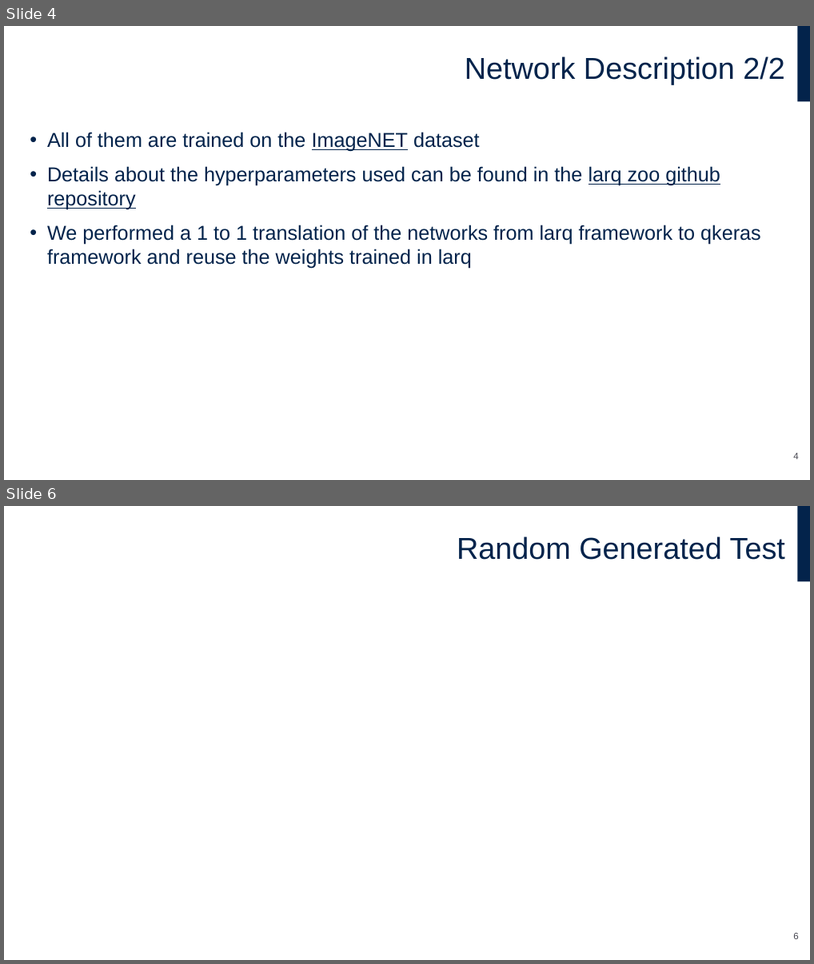
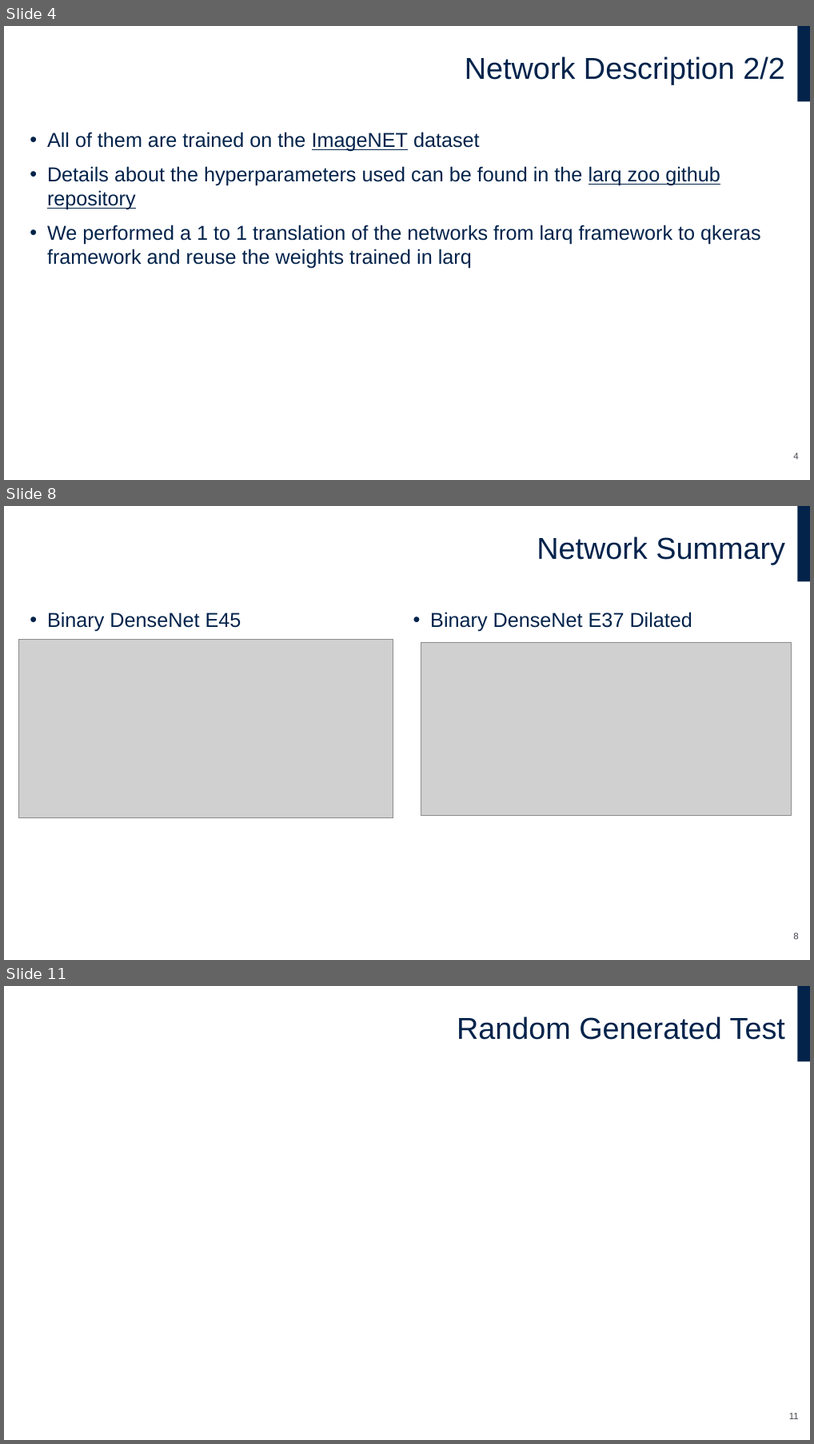
Before and after one commit to FrancescoLoro/qkeras_vs_larq_zoo_tester, a slide deck: zoo_qkeras_vs_larq.pptx. Shown one above the other, each under a label of ours: slides 4 and 6 before the commit, slides 4, 8 and 11 after it; the slides between them are not shown. The pictures are 814x964 and 814x1444 pixels, drawn with LibreOffice and Linux fonts; fonts in the diff are those of the drawing; grey boxes stand for pictures; background and template pictures are left out. Boxes give left, top, right and bottom in pixels: in the first picture for what was removed or moved away, otherwise in the second. Text is boxed around its words. In the diff, an @@ line names an element or a change of style, - is before the commit and + after.

Commit message:
added dense networks

```diff
--- a/zoo_qkeras_vs_larq.pptx
+++ b/zoo_qkeras_vs_larq.pptx
@@ slide 8 added at <box>4,506,810,960</box>, background #FFFFFF; not listed: 1 template element that a slide beside it also shows @@
@@ title added at <box>537,536,786,564</box>, 36 pt, text #03234B @@
+Network Summary
@@ text added at <box>47,612,242,632</box>, 24 pt, text #03234B @@
+• Binary DenseNet E45
@@ text added at <box>430,612,693,632</box>, 24 pt, text #03234B @@
+• Binary DenseNet E37 Dilated
@@ picture added at <box>18,639,393,818</box> @@
@@ picture added at <box>422,642,792,815</box> @@
@@ page number added at <box>794,932,798,939</box>, 11 pt, text #464650 @@
+8
@@ what was slide 6 is now slide 11 @@
@@ page number at <box>790,1412,799,1419</box>: text changed @@
-6
+11
```
Also in this commit, not shown: 5 slides changed, 5 other slides added, 12 other files.
